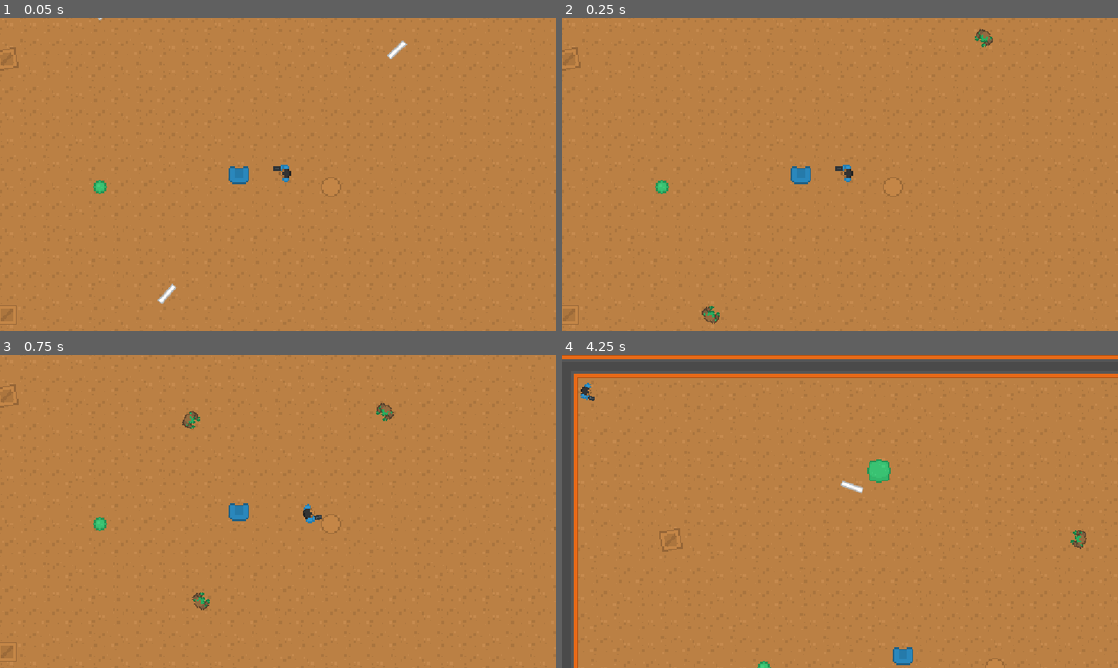
Above: before the commit, frames 1-4 (two rows, left to right).
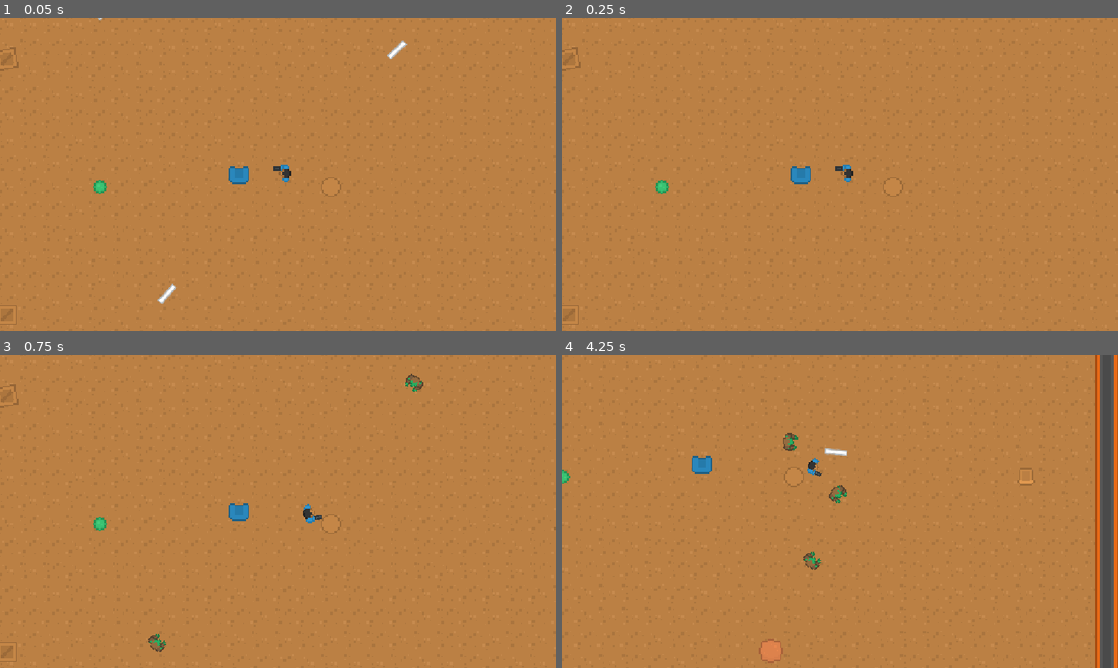
Above: after the commit, the same moments.

Repository: Frickerson/Brackeys_2026.2
Game: Godot game, scene res://Game/Levels/LevelOne.tscn
Same seed, same stepped clock (60 frames per second), same inputs: the game is played once before the commit and once after it.
Inputs (mouse positions are in pixels of both pictures, inside the frame that each line leads up to):
- Up to frame 1 (0.05 s): no input
- Up to frame 2 (0.25 s): no input
- Up to frame 3 (0.75 s): move the mouse to (400, 495) at 0.52 s; hold D (Player_Move_Right) from 0.53 s (still down); click (400, 495) at 0.6 s
- Up to frame 4 (4.25 s): move the mouse to (728, 527) at 1.27 s; release D (Player_Move_Right) at 1.28 s; hold S (Player_Move_Down) 1.28-2.03 s; click (728, 527) at 1.35 s; move the mouse to (895, 442) at 2.02 s; hold D (Player_Move_Right) 2.03-2.78 s; click (895, 442) at 2.1 s; move the mouse to (812, 574) at 2.77 s; hold W (Player_Move_Up) 2.78-3.53 s; click (812, 574) at 2.85 s; move the mouse to (1006, 558) at 3.52 s; hold A (Player_Move_Left) from 3.53 s (still down); click (1006, 558) at 3.6 s

Frame 1 is identical in both runs. In frame 2, 0.2% of the frame differs, in the area x 25-78%, y 3-98%; in frame 3, 0.6%; in frame 4, 16%, in the area x 0-100%, y 0-100%.

Commit message:
level changes

Diff:
--- a/Game/Levels/LevelOne.tscn
+++ b/Game/Levels/LevelOne.tscn
@@ -18,6 +18,15 @@
 outlines = Array[PackedVector2Array]([PackedVector2Array(0, 0, 528, 0, 528, 384, 0, 384)])
 cell_size = 10.0
 
+[sub_resource type="Resource" id="Resource_4uixm"]
+metadata/__load_path__ = "res://Game/Objects/Weapons/Weapon.tscn"
+
+[sub_resource type="Resource" id="Resource_75e5b"]
+metadata/__load_path__ = "res://Game/Objects/Weapons/Weapon.tscn"
+
+[sub_resource type="Resource" id="Resource_w43m7"]
+metadata/__load_path__ = "res://Game/Objects/Weapons/Weapon.tscn"
+
 [node name="NavigationRegion2D2" type="NavigationRegion2D" unique_id=2058048662]
 navigation_polygon = SubResource("NavigationPolygon_bu7o8")
 
@@ -30,7 +39,7 @@
 
 [node name="Player" parent="." unique_id=1713415423 groups=["Player"] instance=ExtResource("2_8g3pm")]
 position = Vector2(272, 208)
-MoveSpeed = 5000.0
+MoveSpeed = 150.0
 
 [node name="Obstacle" parent="." unique_id=851229595 instance=ExtResource("3_u8oo6")]
 position = Vector2(464, 216)
@@ -58,9 +67,15 @@
 
 [node name="Enemy" parent="." unique_id=2024416287 instance=ExtResource("11_4uixm")]
 position = Vector2(144, 336)
+DefaultWeapon = SubResource("Resource_4uixm")
+MoveSpeed = 75.0
 
 [node name="Enemy2" parent="." unique_id=1042412938 instance=ExtResource("11_4uixm")]
 position = Vector2(400, 80)
+DefaultWeapon = SubResource("Resource_75e5b")
+MoveSpeed = 75.0
 
 [node name="Enemy3" parent="." unique_id=707835662 instance=ExtResource("11_4uixm")]
 position = Vector2(96, 48)
+DefaultWeapon = SubResource("Resource_w43m7")
+MoveSpeed = 75.0
--- a/Game/Objects/Player/Player.tscn
+++ b/Game/Objects/Player/Player.tscn
@@ -13,7 +13,6 @@
 
 [node name="Player" type="CharacterBody2D" unique_id=1713415423 node_paths=PackedStringArray("AttackLocation", "Camera")]
 script = ExtResource("1_5anc7")
-MoveSpeed = 20000.0
 DefaultWeapon = ExtResource("2_bupal")
 AttackLocation = NodePath("CollisionShape2D/Sprite2D/AttackLocation")
 Camera = NodePath("Camera2D")
